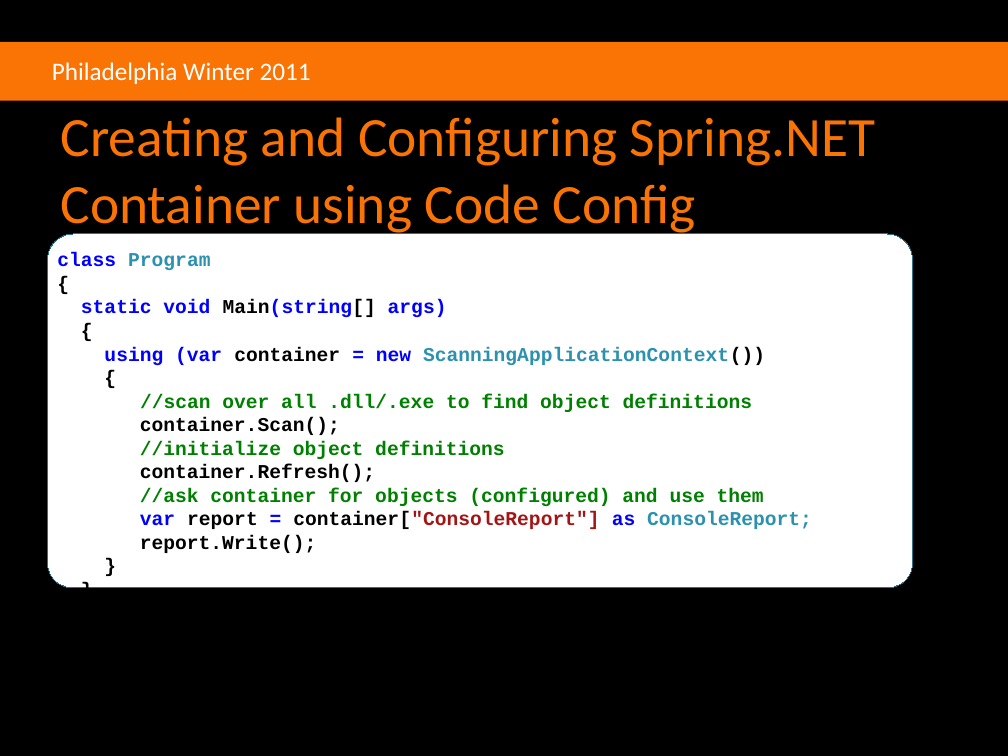
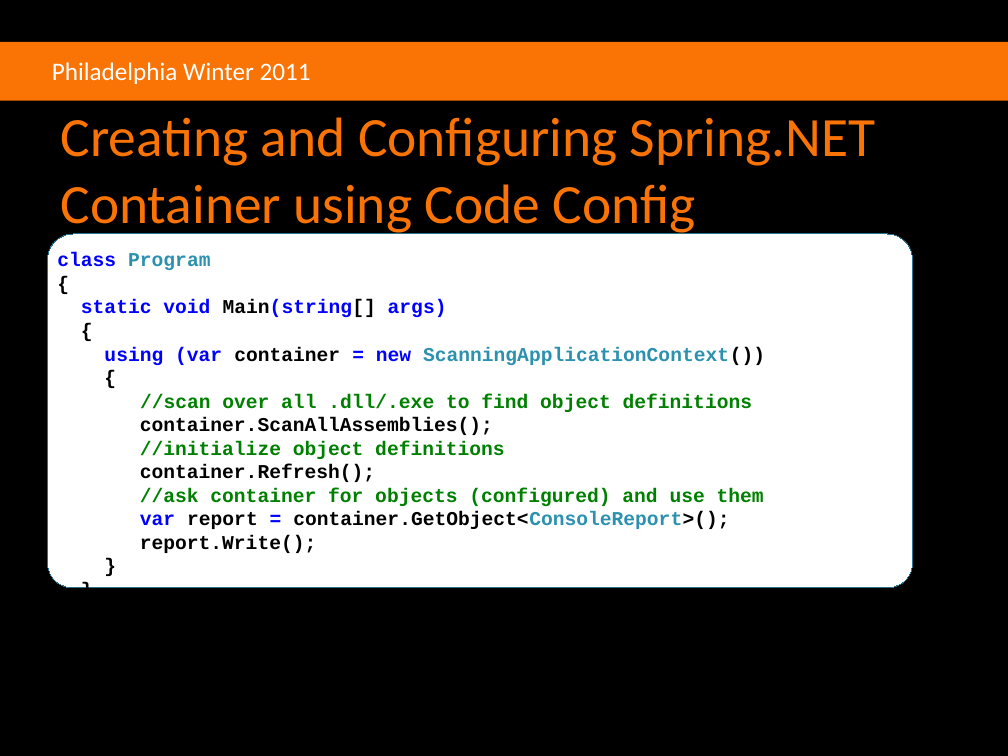
Before and after one commit to agilefire/November2010, a slide deck: slide 36 of Agile Firestarter Winter 2011 Dependency Injection.pptx (slide 35 before the commit). Drawn at 1008x756 pixels with LibreOffice and Linux fonts; fonts in the diff are those of the drawing; background and template pictures are left out. Boxes give left, top, right and bottom in pixels: in the first picture for what was removed or moved away, otherwise in the second. Text is boxed around its words. In the diff, an @@ line names an element or a change of style, - is before the commit and + after.

```diff
--- a/Agile Firestarter Winter 2011 Dependency Injection.pptx
+++ b/Agile Firestarter Winter 2011 Dependency Injection.pptx
@@ text at <box>140,417,493,435</box>: text changed @@
-container.Scan();
+container.ScanAllAssemblies();
@@ text at <box>140,511,729,529</box>: text changed @@
-var report = container["ConsoleReport"] as ConsoleReport;
+var report = container.GetObject<ConsoleReport>();
```
Also in this commit, not shown: 5 other slides changed, 1 slide added.
